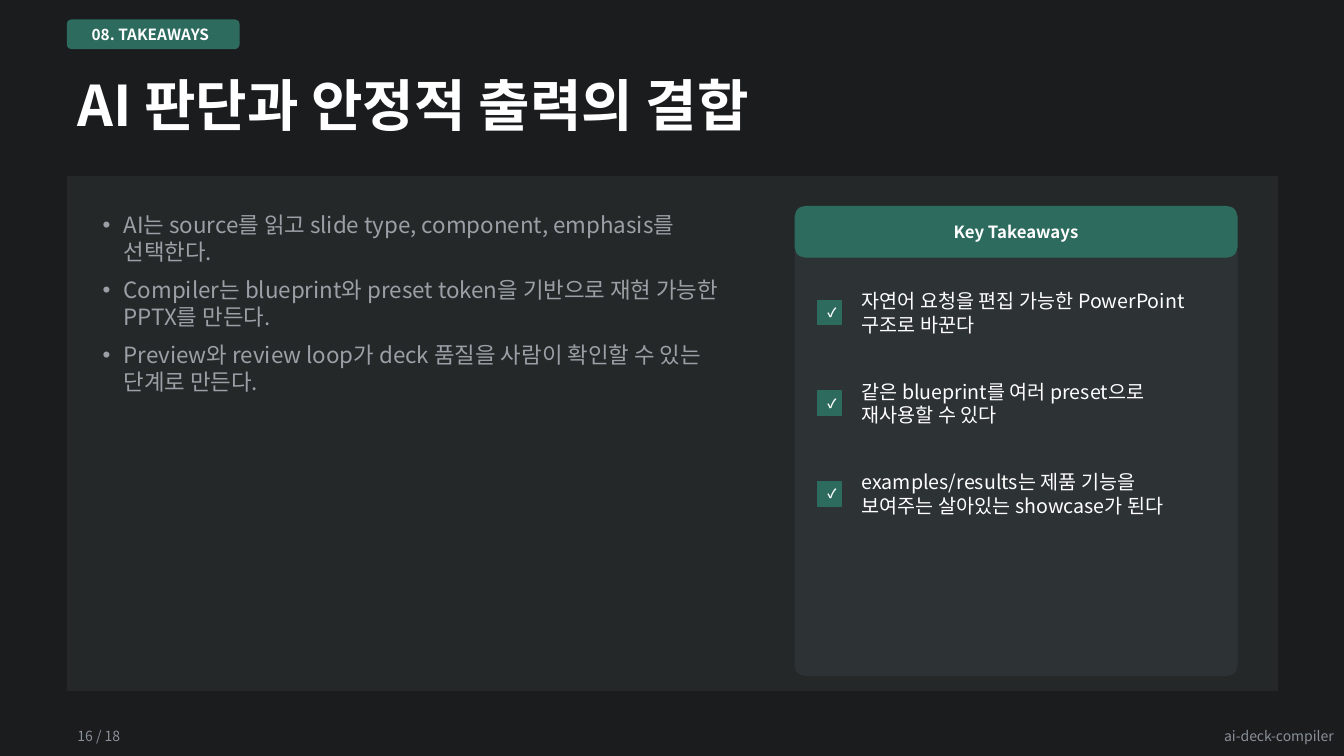
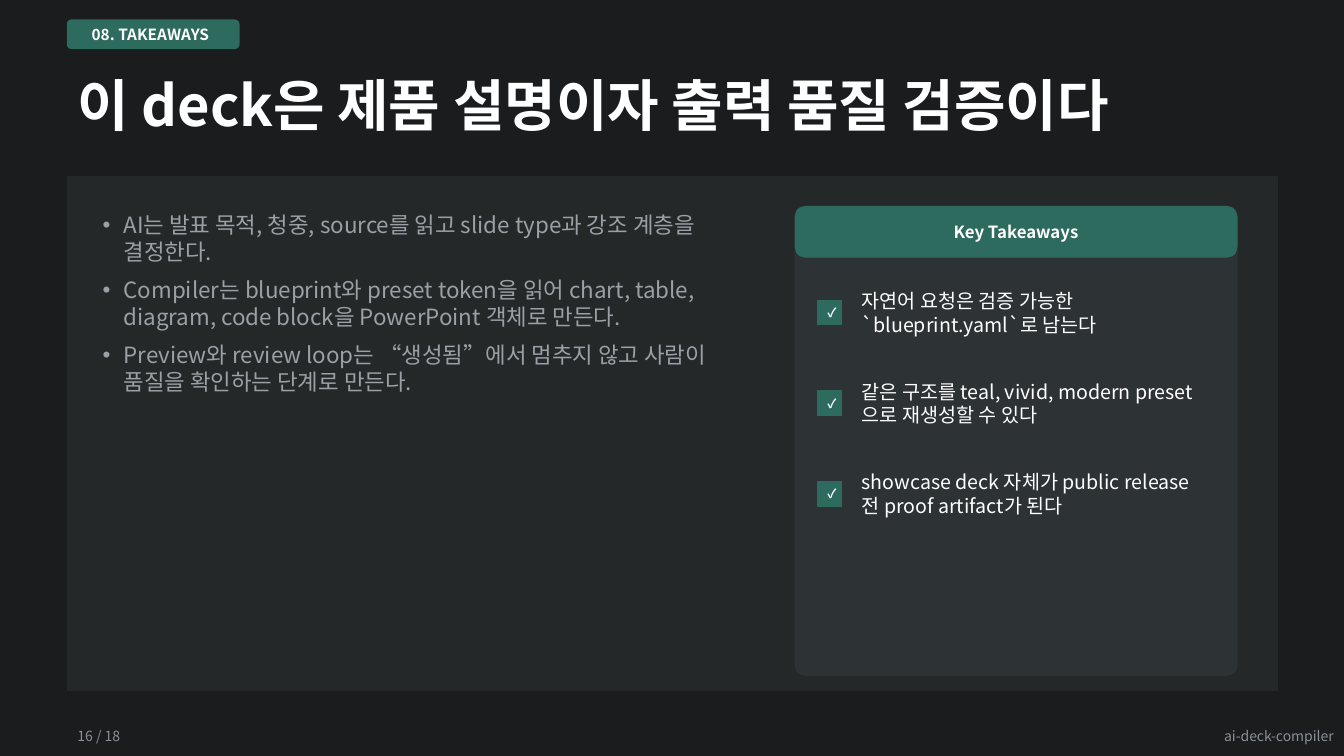
Before and after one commit to kyungseo/ai-deck-compiler, a slide deck: slide 16 of examples/results/showcase-teal-dark.pptx. Drawn at 1344x756 pixels with LibreOffice and Linux fonts; fonts in the diff are those of the drawing. Boxes give left, top, right and bottom in pixels: in the first picture for what was removed or moved away, otherwise in the second. Text is boxed around its words. In the diff, an @@ line names an element or a change of style, - is before the commit and + after.

Commit message:
feat: polish ai-deck-compiler showcase deck

```diff
--- a/examples/results/showcase-teal-dark.pptx
+++ b/examples/results/showcase-teal-dark.pptx
@@ text at (77, 79, 1109, 131): text changed @@
-AI 판단과 안정적 출력의 결합
+이 deck은 제품 설명이자 출력 품질 검증이다
@@ text at (124, 214, 706, 392): text changed @@
-• AI는 source를 읽고 slide type, component, emphasis를 선택한다.
-• Compiler는 blueprint와 preset token을 기반으로 재현 가능한 PPTX를 만든다.
-• Preview와 review loop가 deck 품질을 사람이 확인할 수 있는 단계로 만든다.
+• AI는 발표 목적, 청중, source를 읽고 slide type과 강조 계층을 결정한다.
+• Compiler는 blueprint와 preset token을 읽어 chart, table, diagram, code block을 PowerPoint 객체로 만든다.
+• Preview와 review loop는 “생성됨”에서 멈추지 않고 사람이 품질을 확인하는 단계로 만든다.
@@ text at (862, 291, 1097, 337): text changed @@
-자연어 요청을 편집 가능한 PowerPoint 구조로 바꾼다
+자연어 요청은 검증 가능한 `blueprint.yaml`로 남는다
@@ text at (862, 383, 1131, 424): text changed @@
-같은 blueprint를 여러 preset으로 재사용할 수 있다
+같은 구조를 teal, vivid, modern preset으로 재생성할 수 있다
@@ text at (862, 472, 1190, 518): text changed @@
-examples/results는 제품 기능을 보여주는 살아있는 showcase가 된다
+showcase deck 자체가 public release 전 proof artifact가 된다
```
Also in this commit, not shown: 16 other slides changed, 18 other files.
